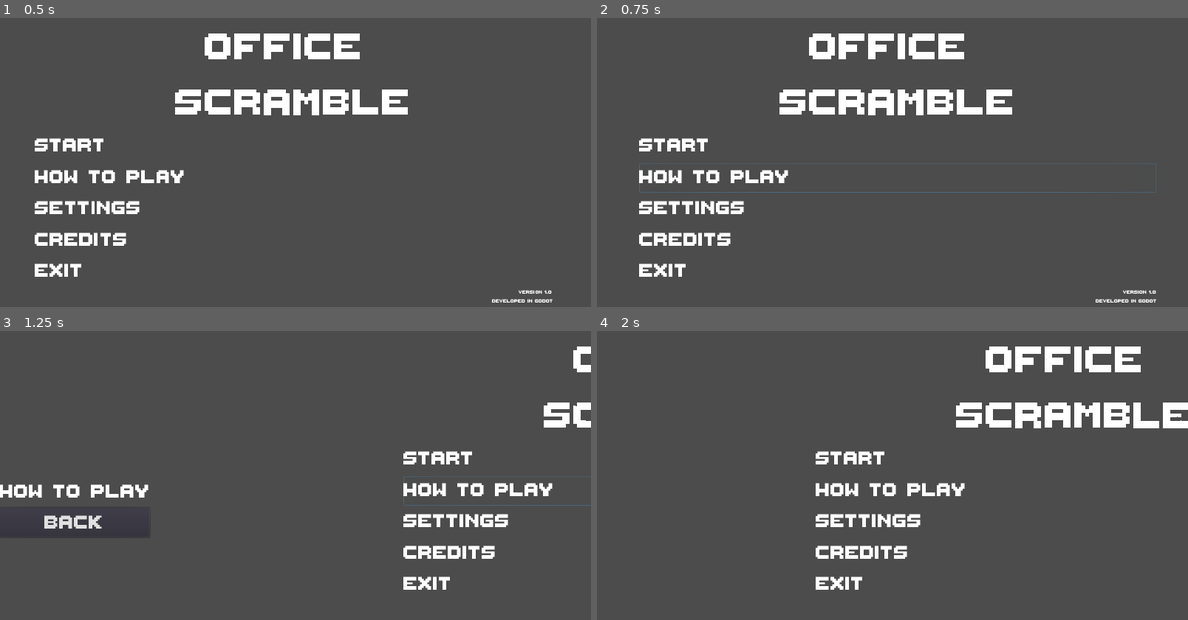
Above: before the commit, frames 1-4 (two rows, left to right).
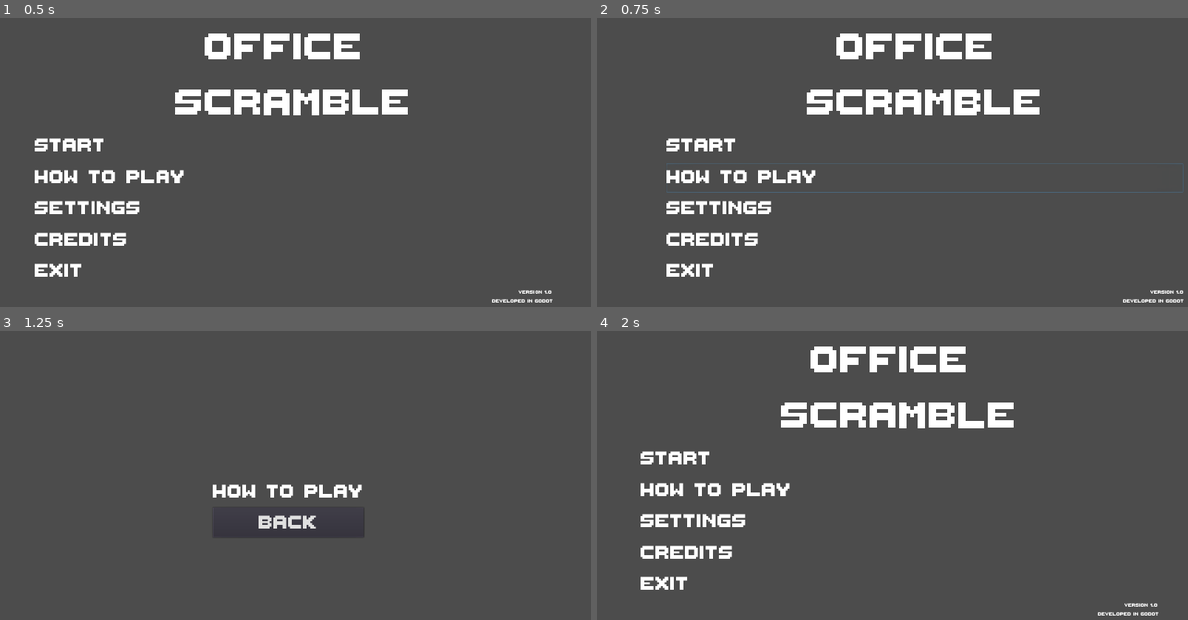
Above: after the commit, the same moments.

Repository: Komogi/Brackeys-GJ6
Game: Godot game, scene res://Scenes/Main Menu.tscn
Same seed, same stepped clock (60 frames per second), same inputs: the game is played once before the commit and once after it.
Inputs:
- Up to frame 1 (0.5 s): no input
- Up to frame 2 (0.75 s): click "HOW TO PLAY" at 0.5 s
- Up to frame 3 (1.25 s): no input
- Up to frame 4 (2 s): click "BACK" at 1.25 s

Frame 1 is identical in both runs. In frame 2, 6.1% of the frame differs, in the area x 7-100%, y 5-99%; in frame 3, 4.9%; in frame 4, 11%.

Commit message:
Added Transition to Credits and Back

Diff:
--- a/Scenes/Main Menu.tscn
+++ b/Scenes/Main Menu.tscn
@@ -1,8 +1,7 @@
-[gd_scene load_steps=10 format=2]
+[gd_scene load_steps=13 format=2]
 
 [ext_resource path="res://Scenes/FadeIn.tscn" type="PackedScene" id=1]
 [ext_resource path="res://Fonts/ThaleahFat.tres" type="DynamicFontData" id=2]
-[ext_resource path="res://Scripts/Main Menu.gd" type="Script" id=3]
 [ext_resource path="res://Scripts/Game.gd" type="Script" id=5]
 
 [sub_resource type="DynamicFont" id=1]
@@ -21,6 +20,22 @@
 font_data = ExtResource( 2 )
 
 [sub_resource type="DynamicFont" id=5]
+size = 64
+font_data = ExtResource( 2 )
+
+[sub_resource type="DynamicFont" id=6]
+size = 64
+font_data = ExtResource( 2 )
+
+[sub_resource type="DynamicFont" id=7]
+size = 64
+font_data = ExtResource( 2 )
+
+[sub_resource type="DynamicFont" id=8]
+size = 64
+font_data = ExtResource( 2 )
+
+[sub_resource type="DynamicFont" id=9]
 size = 64
 font_data = ExtResource( 2 )
 
@@ -53,7 +68,6 @@
 margin_top = -316.0
 margin_right = 556.0
 margin_bottom = 300.0
-script = ExtResource( 3 )
 __meta__ = {
 "_edit_use_anchors_": false
 }
@@ -171,7 +185,7 @@
 visible = false
 
 [node name="HowToPlayContainer" type="Node2D" parent="."]
-position = Vector2( -1280, 0 )
+position = Vector2( -1536, 0 )
 
 [node name="HowToPlay" type="Control" parent="HowToPlayContainer"]
 anchor_right = 1.0
@@ -215,14 +229,100 @@
 text = "BACK"
 
 [node name="SettingsContainer" type="Node2D" parent="."]
+position = Vector2( 0, 1024 )
+
+[node name="Settings" type="Control" parent="SettingsContainer"]
+anchor_right = 1.0
+anchor_bottom = 1.0
+margin_left = 544.0
+margin_top = 320.0
+margin_right = 544.0
+margin_bottom = 320.0
+__meta__ = {
+"_edit_use_anchors_": false
+}
+
+[node name="CenterContainer" type="CenterContainer" parent="SettingsContainer/Settings"]
+anchor_right = 1.0
+anchor_bottom = 1.0
+__meta__ = {
+"_edit_use_anchors_": false
+}
+
+[node name="VBoxContainer" type="VBoxContainer" parent="SettingsContainer/Settings/CenterContainer"]
+margin_right = 228.0
+margin_bottom = 128.0
+__meta__ = {
+"_edit_use_anchors_": false
+}
+
+[node name="Label" type="Label" parent="SettingsContainer/Settings/CenterContainer/VBoxContainer"]
+margin_right = 228.0
+margin_bottom = 59.0
+custom_fonts/font = SubResource( 6 )
+text = "SETTINGS"
+__meta__ = {
+"_edit_use_anchors_": false
+}
+
+[node name="BackButton" type="Button" parent="SettingsContainer/Settings/CenterContainer/VBoxContainer"]
+margin_top = 63.0
+margin_right = 228.0
+margin_bottom = 128.0
+custom_fonts/font = SubResource( 7 )
+text = "BACK"
 
 [node name="CreditsContainer" type="Node2D" parent="."]
+position = Vector2( 1536, 0 )
+
+[node name="Credits" type="Control" parent="CreditsContainer"]
+anchor_right = 1.0
+anchor_bottom = 1.0
+margin_left = 544.0
+margin_top = 320.0
+margin_right = 544.0
+margin_bottom = 320.0
+__meta__ = {
+"_edit_use_anchors_": false
+}
+
+[node name="CenterContainer" type="CenterContainer" parent="CreditsContainer/Credits"]
+anchor_right = 1.0
+anchor_bottom = 1.0
+__meta__ = {
+"_edit_use_anchors_": false
+}
+
+[node name="VBoxContainer" type="VBoxContainer" parent="CreditsContainer/Credits/CenterContainer"]
+margin_right = 200.0
+margin_bottom = 128.0
+__meta__ = {
+"_edit_use_anchors_": false
+}
+
+[node name="Label" type="Label" parent="CreditsContainer/Credits/CenterContainer/VBoxContainer"]
+margin_right = 200.0
+margin_bottom = 59.0
+custom_fonts/font = SubResource( 8 )
+text = "CREDITS"
+__meta__ = {
+"_edit_use_anchors_": false
+}
+
+[node name="BackButton" type="Button" parent="CreditsContainer/Credits/CenterContainer/VBoxContainer"]
+margin_top = 63.0
+margin_right = 200.0
+margin_bottom = 128.0
+custom_fonts/font = SubResource( 9 )
+text = "BACK"
 
 [node name="Tween" type="Tween" parent="."]
 
 [connection signal="pressed" from="TitleScreenContainer/TitleScreen/Main Menu/Center Row/Buttons/Start" to="TitleScreenContainer/TitleScreen/Main Menu" method="_on_Start_pressed"]
 [connection signal="pressed" from="TitleScreenContainer/TitleScreen/Main Menu/Center Row/Buttons/HowToPlay" to="." method="_on_HowToPlay_pressed"]
-[connection signal="pressed" from="TitleScreenContainer/TitleScreen/Main Menu/Center Row/Buttons/Settings" to="TitleScreenContainer/TitleScreen/Main Menu" method="_on_Settings_pressed"]
-[connection signal="pressed" from="TitleScreenContainer/TitleScreen/Main Menu/Center Row/Buttons/Credits" to="TitleScreenContainer/TitleScreen/Main Menu" method="_on_Credits_pressed"]
+[connection signal="pressed" from="TitleScreenContainer/TitleScreen/Main Menu/Center Row/Buttons/Settings" to="." method="_on_Settings_pressed"]
+[connection signal="pressed" from="TitleScreenContainer/TitleScreen/Main Menu/Center Row/Buttons/Credits" to="." method="_on_Credits_pressed"]
 [connection signal="pressed" from="TitleScreenContainer/TitleScreen/Main Menu/Center Row/Buttons/Exit" to="TitleScreenContainer/TitleScreen/Main Menu" method="_on_Exit_pressed"]
 [connection signal="pressed" from="HowToPlayContainer/HowToPlay/CenterContainer/VBoxContainer/BackButton" to="." method="_on_BackButton_pressed"]
+[connection signal="pressed" from="SettingsContainer/Settings/CenterContainer/VBoxContainer/BackButton" to="." method="_on_BackButton_pressed"]
+[connection signal="pressed" from="CreditsContainer/Credits/CenterContainer/VBoxContainer/BackButton" to="." method="_on_BackButton_pressed"]
--- a/Scripts/Game.gd
+++ b/Scripts/Game.gd
@@ -2,10 +2,6 @@
 
 onready var TweenNode = $Tween
 onready var MainCamera = $MainCamera
-# Declare member variables here. Examples:
-# var a: int = 2
-# var b: String = "text"
-
 
 # Called when the node enters the scene tree for the first time.
 func _ready() -> void:
@@ -17,10 +13,20 @@
 
 func _on_HowToPlay_pressed() -> void:
 	TweenNode.interpolate_property(MainCamera, "position", MainCamera.position,
-		$HowToPlayContainer.position, 0.8, Tween.TRANS_CUBIC, Tween.EASE_IN)
+		$HowToPlayContainer.position, 0.8, Tween.TRANS_CUBIC, Tween.EASE_IN_OUT)
+	TweenNode.start()
+
+func _on_Settings_pressed() -> void:
+	TweenNode.interpolate_property(MainCamera, "position", MainCamera.position,
+		$SettingsContainer.position, 0.8, Tween.TRANS_CUBIC, Tween.EASE_IN_OUT)
+	TweenNode.start()
+
+func _on_Credits_pressed() -> void:
+	TweenNode.interpolate_property(MainCamera, "position", MainCamera.position,
+		$CreditsContainer.position, 0.8, Tween.TRANS_CUBIC, Tween.EASE_IN_OUT)
 	TweenNode.start()
 
 func _on_BackButton_pressed() -> void:
 	TweenNode.interpolate_property(MainCamera, "position", MainCamera.position,
-		$TitleScreenContainer.position, 0.8, Tween.TRANS_CUBIC, Tween.EASE_IN)
+		$TitleScreenContainer.position, 0.8, Tween.TRANS_CUBIC, Tween.EASE_IN_OUT)
 	TweenNode.start()
